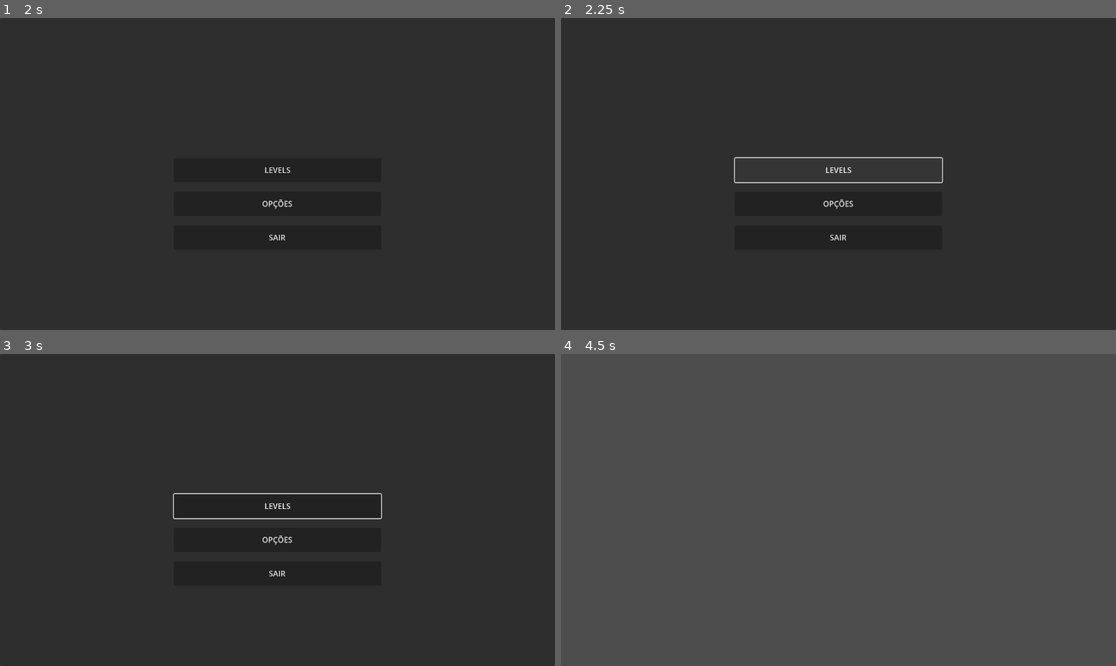
Above: before the commit, frames 1-4 (two rows, left to right).
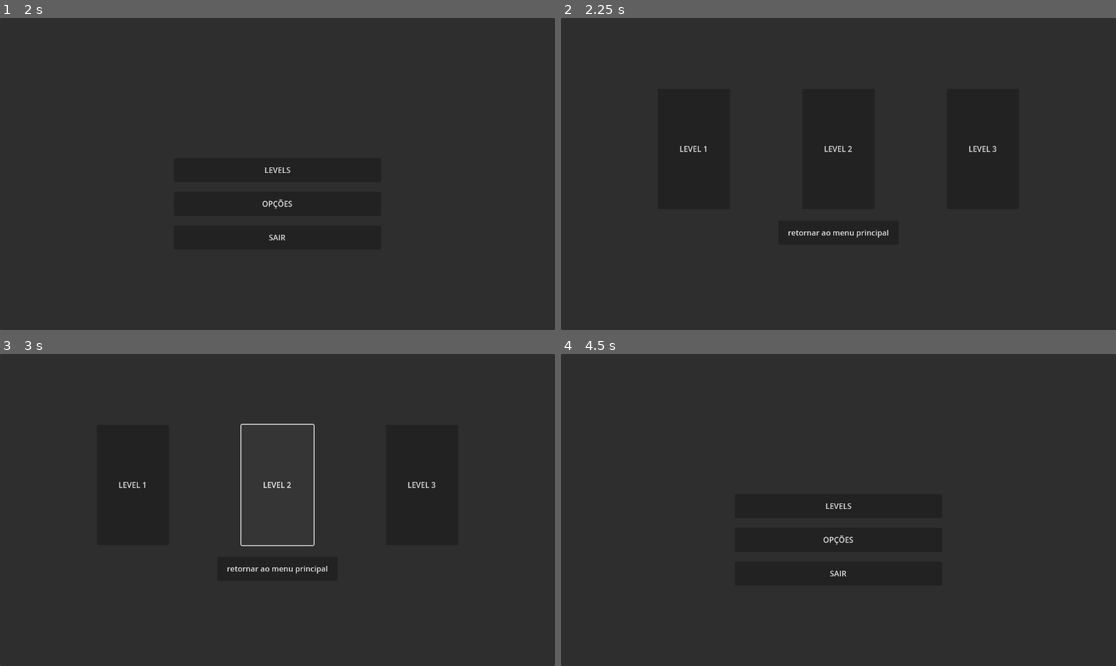
Above: after the commit, the same moments.

Repository: DanielKuhnDeAraujo/OutOfTime
Game: Godot game, scene res://secenes/jogo.tscn
The game is run twice, just before and just after one commit, with the same random seed, the same clock (stepped at 60 frames per second) and the same inputs. The engine's default icon, where the game draws it, is replaced by a stand-in: a white triangle on a blue panel in a dark square.
Inputs (mouse positions are in pixels of both pictures, inside the frame that each line leads up to):
- Up to frame 1 (2 s): tap Enter (pausa) at 0.5 s; hold Right (ui_right) 0.53-1.25 s; tap V (futuro) at 0.6 s; click "MENU PRINCIPAL" at 1.25 s
- Up to frame 2 (2.25 s): click "LEVELS" at 2 s
- Up to frame 3 (3 s): click (277, 485) at 2.75 s, where only the run after the commit has a clickable "LEVEL 2"
- Up to frame 4 (4.5 s): click (982, 485) at 3.5 s, where only the run after the commit has a clickable "LEVEL 3"; click (838, 569) at 4.25 s, where only the run after the commit has a clickable "retornar ao menu principal"

Frame 1 is identical in both runs. In frame 2, 0.8% of the frame differs, in the area x 21-79%, y 40-72%; in frame 3, 1.1%; in frame 4, 100%, in the area x 0-100%, y 0-100%.

Commit message:
animações do protagonista + interliguei os menus
faz sessão online de dnd kuhn

Diff:
--- /dev/null
+++ b/scripts/níveis.gd
@@ -0,0 +1,27 @@
+extends Control
+
+
+# Called when the node enters the scene tree for the first time.
+func _ready() -> void:
+	pass # Replace with function body.
+
+
+# Called every frame. 'delta' is the elapsed time since the previous frame.
+func _process(delta: float) -> void:
+	pass
+
+
+func _on_lvl_1_pressed() -> void:
+	pass # Replace with function body.
+
+
+func _on_lvl_2_pressed() -> void:
+	pass # Replace with function body.
+
+
+func _on_lvl_3_pressed() -> void:
+	pass # Replace with function body.
+
+
+func _on_retornar_ao_menu_pressed() -> void:
+	get_tree().change_scene_to_file("res://secenes/tela inicial.tscn")
--- a/scripts/tela_inicial.gd
+++ b/scripts/tela_inicial.gd
@@ -12,7 +12,7 @@
 
 
 func _on_levels_pressed() -> void:
-	print("APERTOU LEVELS")
+	get_tree().change_scene_to_file("res://secenes/níveis.tscn")
 
 
 func _on_opções_pressed() -> void:
@@ -20,4 +20,4 @@
 
 
 func _on_sair_pressed() -> void:
-	queue_free()
+	get_tree().quit()
--- a/secenes/níveis.tscn
+++ b/secenes/níveis.tscn
@@ -1,6 +1,6 @@
 [gd_scene load_steps=2 format=3 uid="uid://b3xd2fjsv21pw"]
 
-[ext_resource type="Script" uid="uid://3v35nbq3qcg6" path="res://scripts/tela_inicial.gd" id="1_xo5vr"]
+[ext_resource type="Script" uid="uid://d4f0xt1ogydfq" path="res://scripts/níveis.gd" id="1_xo5vr"]
 
 [node name="TelaInicial" type="Control"]
 layout_mode = 3
@@ -72,6 +72,7 @@
 layout_mode = 2
 text = "retornar ao menu principal"
 
-[connection signal="pressed" from="MarginContainer/VBoxContainer2/VBoxContainer/lvl 1" to="." method="_on_levels_pressed"]
-[connection signal="pressed" from="MarginContainer/VBoxContainer2/VBoxContainer/lvl 2" to="." method="_on_sair_pressed"]
-[connection signal="pressed" from="MarginContainer/VBoxContainer2/VBoxContainer/lvl 3" to="." method="_on_opções_pressed"]
+[connection signal="pressed" from="MarginContainer/VBoxContainer2/VBoxContainer/lvl 1" to="." method="_on_lvl_1_pressed"]
+[connection signal="pressed" from="MarginContainer/VBoxContainer2/VBoxContainer/lvl 2" to="." method="_on_lvl_2_pressed"]
+[connection signal="pressed" from="MarginContainer/VBoxContainer2/VBoxContainer/lvl 3" to="." method="_on_lvl_3_pressed"]
+[connection signal="pressed" from="MarginContainer/VBoxContainer2/MarginContainer/retornar ao menu" to="." method="_on_retornar_ao_menu_pressed"]
Binary file changed: assets/Sprite-0001-Sheet-Sheet.ase
Binary file added: assets/spritesheet_protagonista.png
Not shown, added: scripts/níveis.gd.uid
